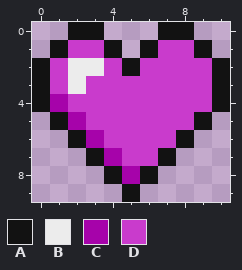
Pixel-art sprite, stored at sumisumo/res/Image/heart.png. Above, as it was before the edit.
The file is 11x10 pixels.
Palette (. is transparent): A #121212  B #ececec  C #a603aa  D #c93bcc
Pixels before, first column x 0:
 0 ..AA...AA..
 1 .ADDA.ADDA.
 2 ADBBDADDDDA
 3 ADBDDDDDDDA
 4 ACDDDDDDDDA
 5 .ACDDDDDDA.
 6 ..ACDDDDA..
 7 ...ACDDA...
 8 ....ACA....
 9 .....A.....
After:
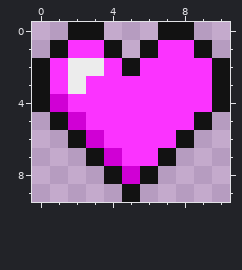
The exact change:
{"colour":"C","old":"#a603aa","new":"#d000d5"}
{"colour":"D","old":"#c93bcc","new":"#fb33ff"}
{"label":"changed","picture_box":[50,40,212,184]}
